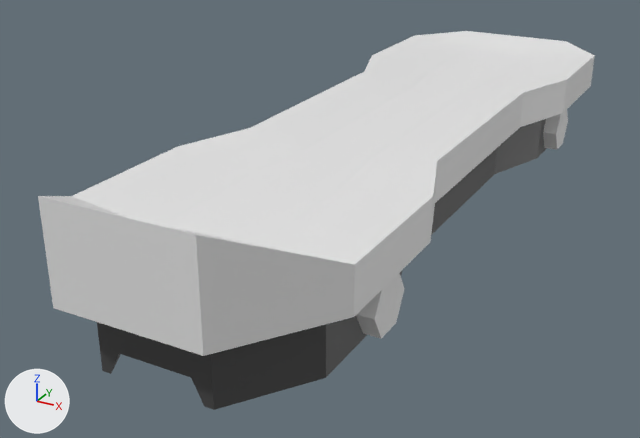
Two versions of the FBX model RailRiderUnity/Assets/Models/board.fbx, one commit apart.
The view is the same before and after, from a 50 mm lens placed at (0.465, -1.054, 0.368), pointed at (-0.061, -0.098, -0.11). Arrows for +X, +Y and +Z are at lower left; the lights stay in place. Where no turn or scale is listed for an object, it has been applied to the vertices.

Names of what the first picture shows: 'Board'.
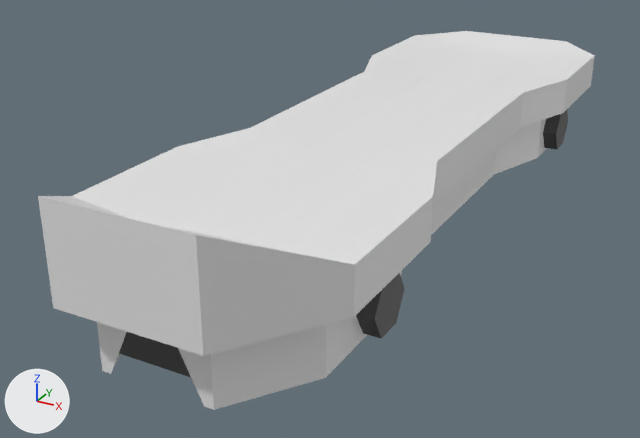
The change, as a diff of the scene's bpy script:
```diff
--- a/RailRiderUnity/Assets/Models/board.fbx.py
+++ b/RailRiderUnity/Assets/Models/board.fbx.py
@@ me_cube_001 @@
 me_cube_001.from_pydata(...)  # 192 vertices, 170 faces; spans x -0.162..0.162, y -0.556..0.525, z -0.107..0.083
 # used by ob_board; location = (0.0, 0.0, 0.0)
+# me_cube_001 part 1: 7 of the faces centred in x 0.13..0.149, y -0.36..-0.306, z -0.1..-0.037 switch from mat_board (white #e7e7e7) to mat_wheels (dark grey #464646)
+# me_cube_001 part 2: 7 of the faces centred in x 0.121..0.149, y 0.297..0.351, z -0.1..-0.038 switch from mat_board (white #e7e7e7) to mat_wheels (dark grey #464646)
+# me_cube_001 part 3: 16 of the faces centred in x -0.128..0.128, y -0.523..-0.35, z -0.107..-0.06 switch from mat_wheels (dark grey #464646) to mat_board (white #e7e7e7)
+# me_cube_001 part 4: 16 of the faces centred in x -0.128..0.128, y 0.349..0.492, z -0.107..-0.06 switch from mat_wheels (dark grey #464646) to mat_board (white #e7e7e7)
+# me_cube_001 part 5: 6 of the faces centred in x -0.092..0.092, y 0.0, z -0.107..-0.066 switch from mat_wheels (dark grey #464646) to mat_board (white #e7e7e7)
+# me_cube_001 part 6: 6 of the faces centred in x -0.11..0.11, y 0.219, z -0.107..-0.066 switch from mat_wheels (dark grey #464646) to mat_board (white #e7e7e7)
```

What differs and where, as boxes [x1, y1, x2, y2] in the pictures (640 x 438 px):
part 1 of me_cube_001, recoloured
    both: [356, 273, 404, 339]
part 2 of me_cube_001, recoloured
    both: [543, 110, 568, 150]
part 3 of me_cube_001, recoloured
    both: [97, 315, 367, 410]
part 4 of me_cube_001, recoloured
    both: [537, 119, 547, 158]
part 5 of me_cube_001, recoloured
    both: [431, 148, 497, 235]
part 6 of me_cube_001, recoloured
    both: [495, 121, 541, 174]
